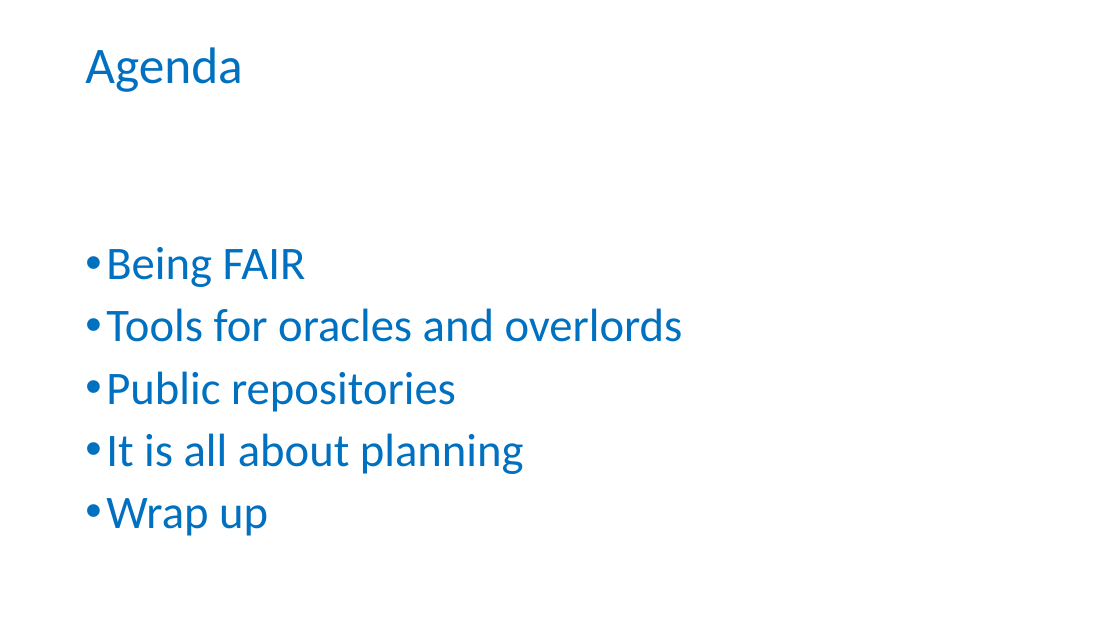
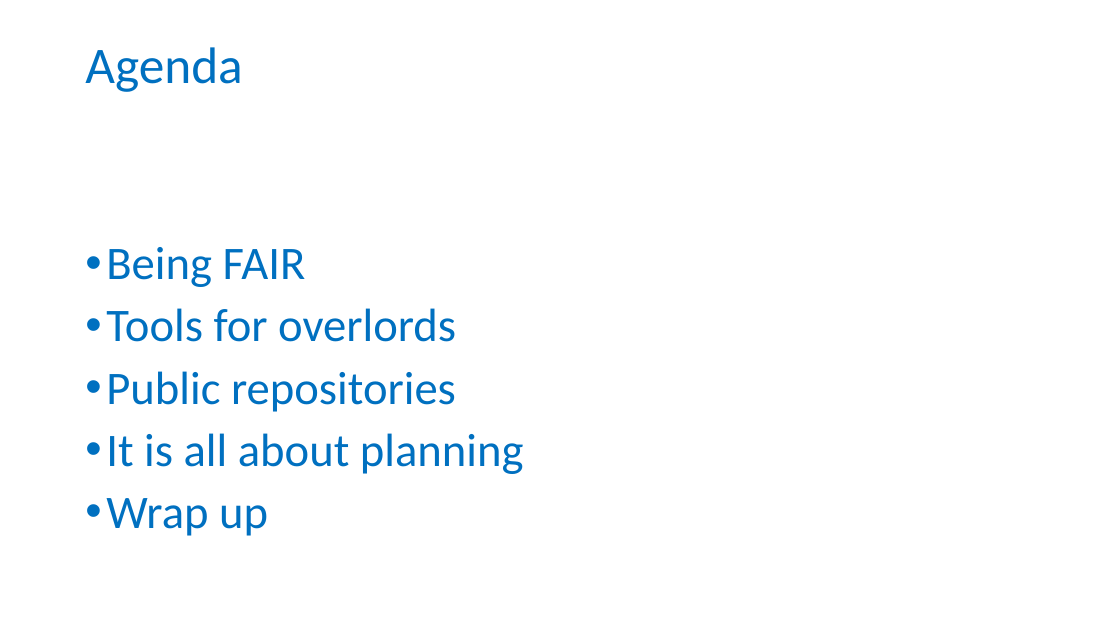
Before and after one commit to tobyhodges/probable-enigma, a slide deck: slide 28 of instructors/01-Why_are_we_here.pptx. Drawn at 1120x630 pixels with LibreOffice and Linux fonts; fonts in the diff are those of the drawing; background and template pictures are left out. Boxes give left, top, right and bottom in pixels: in the first picture for what was removed or moved away, otherwise in the second. Text is boxed around its words. In the diff, an @@ line names an element or a change of style, - is before the commit and + after.

```diff
--- a/instructors/01-Why_are_we_here.pptx
+++ b/instructors/01-Why_are_we_here.pptx
@@ text at bbox=[106, 308, 456, 342]: text changed @@
-• Tools for oracles and overlords
+• Tools for overlords
```
Also in this commit, not shown: 6 other slides changed, 5 other files.
